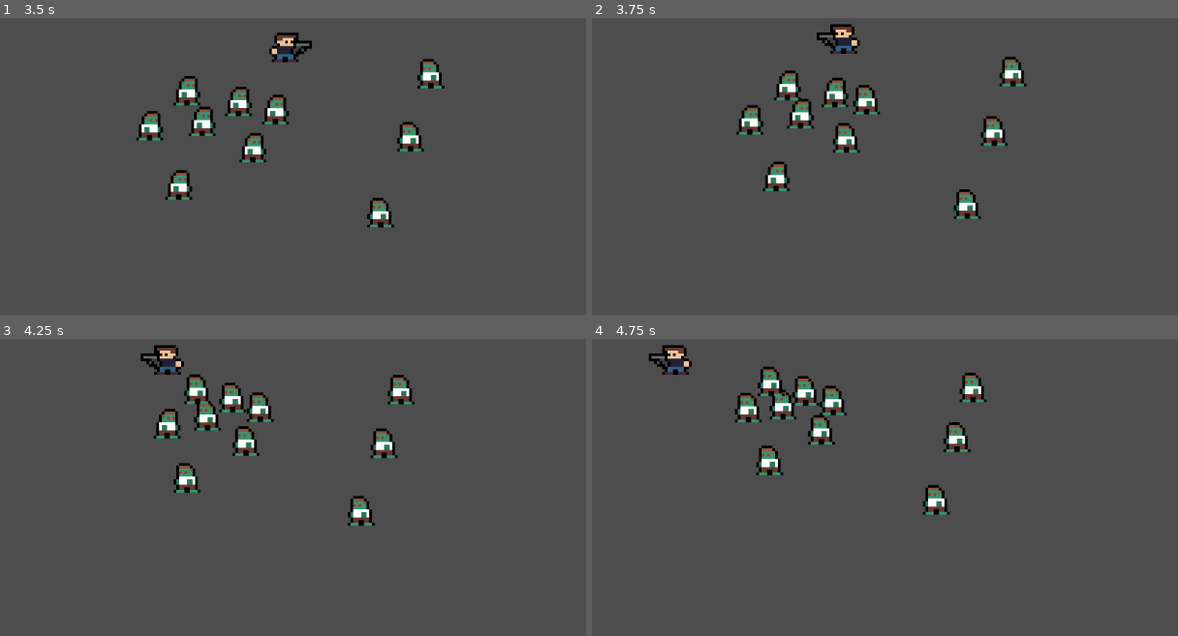
Above: before the commit, frames 1-4 (two rows, left to right).
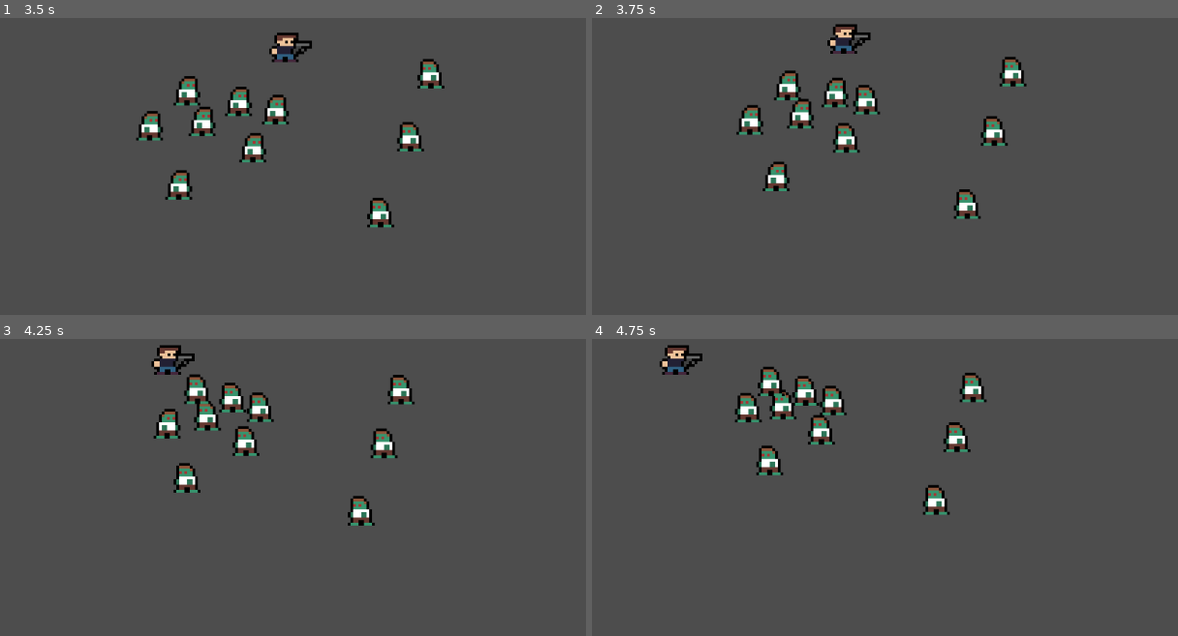
Above: after the commit, the same moments.

Repository: JoshuaW13/shoot-things
Game: Godot game, scene res://levels/field/field.tscn
The game is run twice, just before and just after one commit, with the same random seed, the same clock (stepped at 60 frames per second) and the same inputs.
Inputs (mouse positions are in pixels of both pictures, inside the frame that each line leads up to):
- Up to frame 1 (3.5 s): move the mouse to (556, 199) at 0.52 s; hold D (Right) 0.53-1.28 s; move the mouse to (228, 243) at 1.27 s; hold S (Down) 1.28-2.03 s; move the mouse to (462, 124) at 2.02 s; hold D (Right) 2.03-2.78 s; move the mouse to (345, 306) at 2.77 s; hold W (Up) from 2.78 s (still down)
- Up to frame 2 (3.75 s): move the mouse to (outside the picture) at 3.52 s; release W (Up) at 3.53 s; hold A (Left) from 3.53 s (still down)
- Up to frame 3 (4.25 s): keep holding A (Left)
- Up to frame 4 (4.75 s): keep holding A (Left); move the mouse to (744, 475) at 4.27 s

Frame 1 is identical in both runs. In frame 2, 0.3% of the frame differs, in the area x 38-48%, y 1-10%; in frame 3, 0.3%, in the area x 23-34%, y 1-10%; in frame 4, 0.3%.

Commit message:
Mouse orientation component added
this is so the player will face where the mouse is. This makes more
sense for a gun game vs facing the direction of movement

Diff:
--- /dev/null
+++ b/common/components/flipOnMouse/flipOnMouseComponent.tscn
@@ -0,0 +1,6 @@
+[gd_scene load_steps=2 format=3 uid="uid://coos8sjb0fwpu"]
+
+[ext_resource type="Script" uid="uid://u5bweqtechko" path="res://common/components/flipOnMouse/flip_on_mouse_component.gd" id="1_gppfm"]
+
+[node name="FlipOnMouseComponent" type="Node2D"]
+script = ExtResource("1_gppfm")
--- /dev/null
+++ b/common/components/flipOnMouse/flip_on_mouse_component.gd
@@ -0,0 +1,17 @@
+extends Node2D
+class_name FlipOnMouseComponent
+
+@export var patient: Node2D
+
+enum Facing {LEFT, RIGHT}
+var facing: Facing = Facing.RIGHT
+
+func _process(delta: float) -> void:
+	if patient:
+		var direction = get_global_mouse_position() - patient.global_position
+		if direction.x < 0 and facing == Facing.RIGHT:
+			facing = Facing.LEFT
+			patient.scale.x = -1
+		elif direction.x >0 and facing == Facing.LEFT:
+			facing = Facing.RIGHT
+			patient.scale.x = -1
--- a/entities/player/player.gd
+++ b/entities/player/player.gd
@@ -3,11 +3,4 @@
 
 @onready var sprite: Sprite2D = $Sprite2D
 @onready var velocity_component: VelocityComponent = $VelocityComponent
-
-var facing: String = "Right":
-	get:
-		return facing
-	set(value):
-		if value != facing:
-			facing = value
-			scale.x = -1
+@onready var player_direction_controller: FlipOnMouseComponent
--- a/entities/player/player.tscn
+++ b/entities/player/player.tscn
@@ -9,6 +9,7 @@
 [ext_resource type="PackedScene" uid="uid://1kj2iq4p63nj" path="res://common/components/hurtbox/hurtboxComponent.tscn" id="7_26q78"]
 [ext_resource type="PackedScene" uid="uid://bf8r0vvk3mqm3" path="res://common/components/health/healthComponent.tscn" id="8_bectd"]
 [ext_resource type="PackedScene" uid="uid://c4c1lf1xgmou7" path="res://entities/items/guns/pistol/pistol.tscn" id="9_bectd"]
+[ext_resource type="PackedScene" uid="uid://coos8sjb0fwpu" path="res://common/components/flipOnMouse/flipOnMouseComponent.tscn" id="10_wvtmh"]
 
 [sub_resource type="CircleShape2D" id="CircleShape2D_26q78"]
 radius = 22.0
@@ -46,3 +47,6 @@
 
 [node name="Pistol" parent="." instance=ExtResource("9_bectd")]
 position = Vector2(24, 0)
+
+[node name="FlipOnMouseComponent" parent="." node_paths=PackedStringArray("patient") instance=ExtResource("10_wvtmh")]
+patient = NodePath("..")
--- a/entities/player/states/moveState.gd
+++ b/entities/player/states/moveState.gd
@@ -11,10 +11,5 @@
 		transition.emit(self, "idle")
 		return
 
-	if h >0:
-		player.facing = "Right"
-	elif h < 0:
-		player.facing = "Left"
-
 	player.velocity_component.accelerate_in_direction(input_vector.normalized())
 	player.velocity_component.move(player)
Not shown, added: common/components/flipOnMouse/flip_on_mouse_component.gd.uid
Not shown: 1 places in entities/player/player.tscn that only renumber resources
